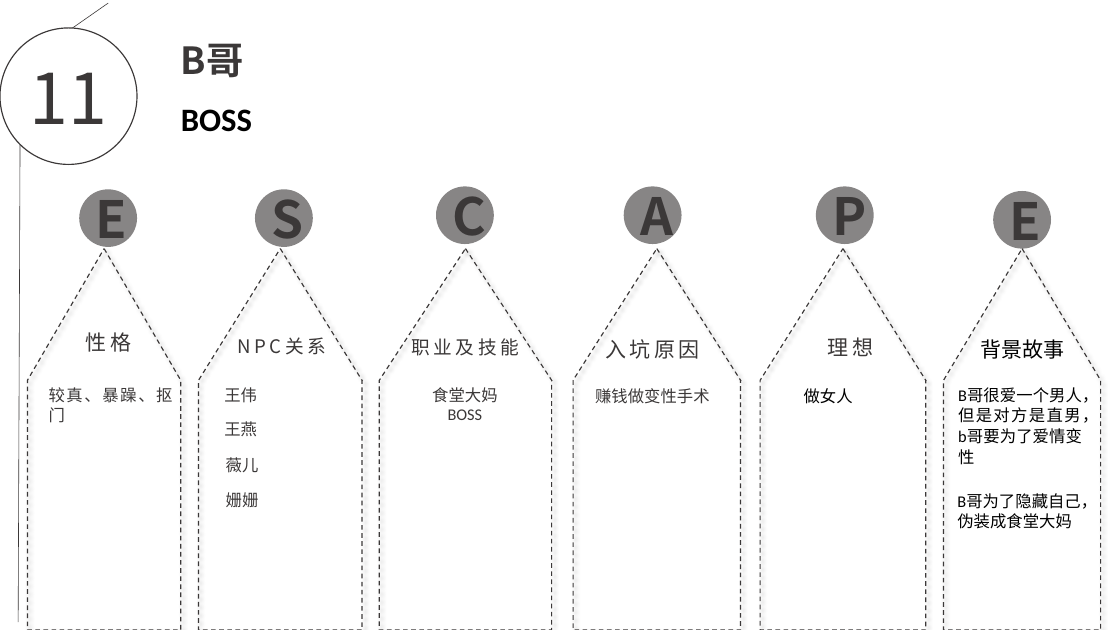
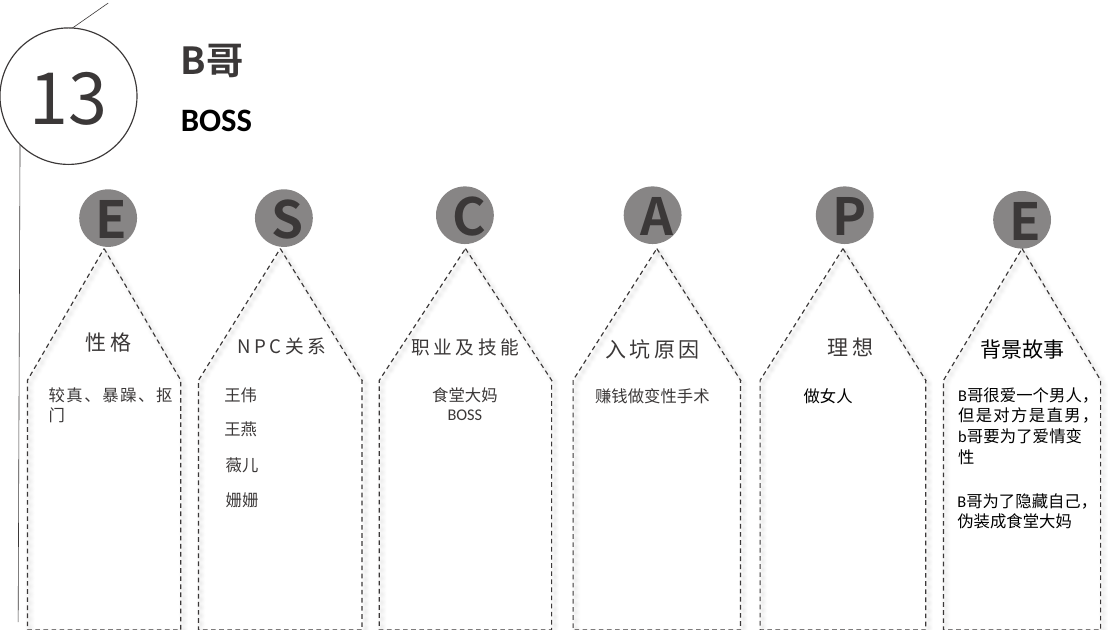
Before and after one commit to EscapeChuanxiao/ChuanXiao, a slide deck: slide 17 of escape.pptx (slide 13 before the commit). Drawn at 1120x630 pixels with LibreOffice and Linux fonts; fonts in the diff are those of the drawing; background and template pictures are left out. Boxes give left, top, right and bottom in pixels: in the first picture for what was removed or moved away, otherwise in the second. Text is boxed around its words. In the diff, an @@ line names an element or a change of style, - is before the commit and + after.

```diff
--- a/escape.pptx
+++ b/escape.pptx
@@ text in ellipse at (30,72,108,125): text changed @@
-11
+13
```
Also in this commit, not shown: 1 other slide changed, 4 slides added.
